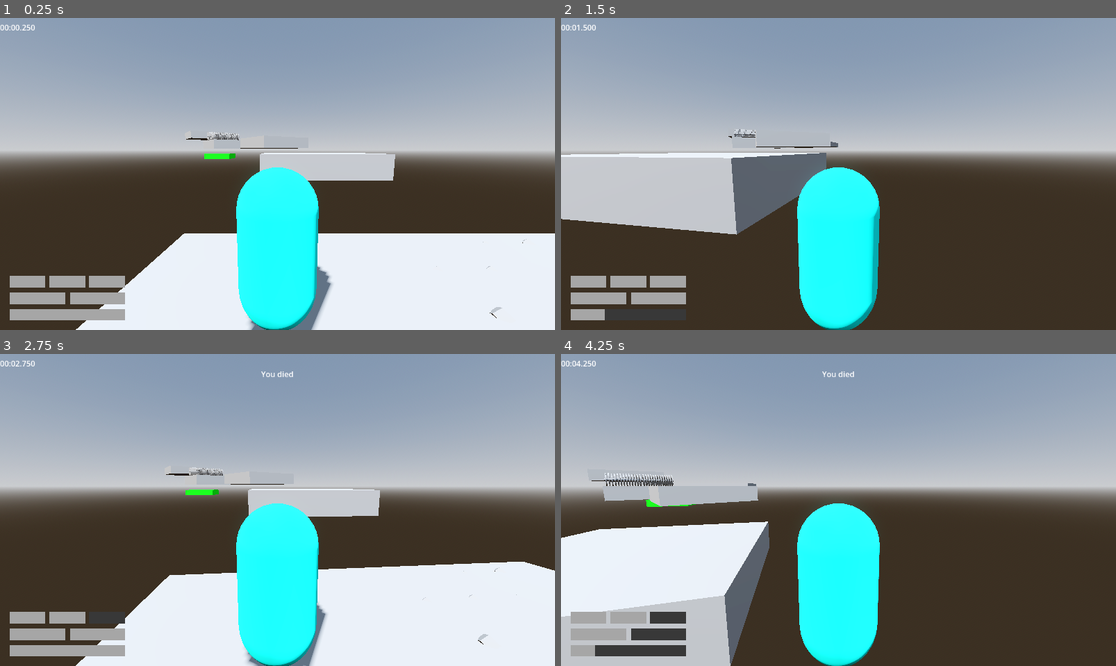
Above: before the commit, frames 1-4 (two rows, left to right).
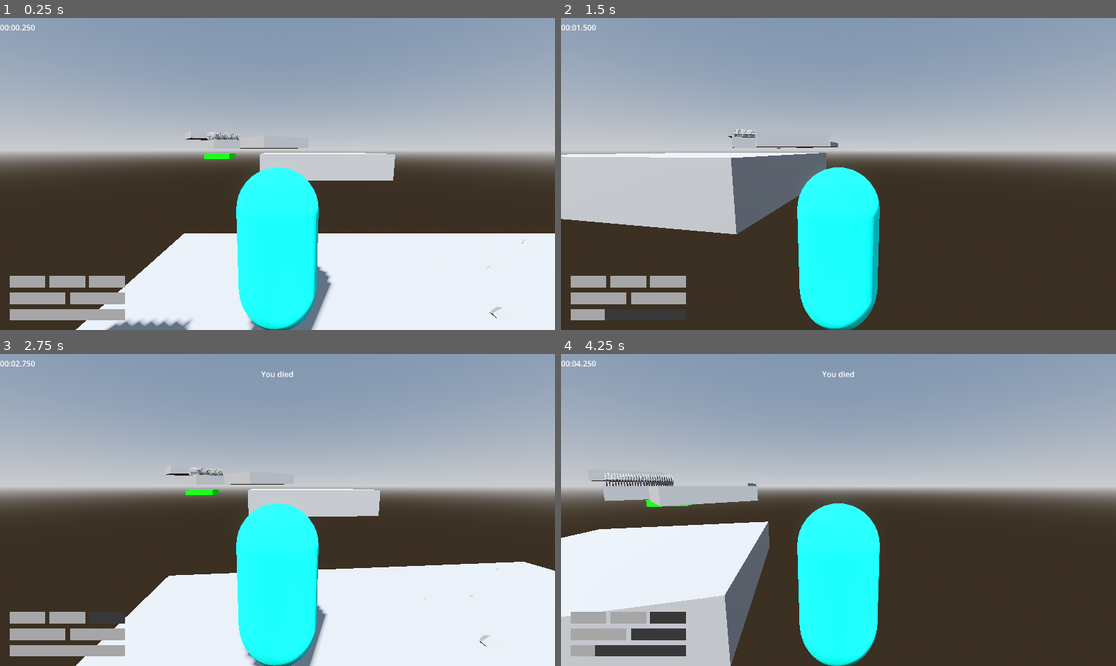
Above: after the commit, the same moments.

Repository: jpvds1/DDJD
Game: Godot game, scene res://scenes/levels/level_1.tscn
Two runs of this game, one before a commit and one after it. Both use one fixed random seed, a clock stepped at 60 frames per second and the inputs below.
Inputs (mouse positions are in pixels of both pictures, inside the frame that each line leads up to):
- Up to frame 1 (0.25 s): no input
- Up to frame 2 (1.5 s): tap Enter at 0.5 s; move the mouse to (866, 174) at 0.52 s; hold W (move_forwards) from 0.53 s (still down); tap Q (dash) at 0.6 s; tap Space (jump) at 0.77 s; move the mouse to (810, 174) at 1.27 s; tap Shift (sprint) at 1.35 s
- Up to frame 3 (2.75 s): keep holding W (move_forwards); tap Space (jump) at 1.52 s; move the mouse to (288, 503) at 2.02 s; tap Q (dash) at 2.1 s
- Up to frame 4 (4.25 s): keep holding W (move_forwards); move the mouse to (832, 516) at 2.77 s; tap Shift (sprint) at 2.85 s; tap Space (jump) at 3.02, 3.77 s; move the mouse to (877, 513) at 3.52 s; tap Q (dash) at 3.6 s

The runs differ from the first frame. In frame 1, 0.4% of the frame differs, in the area x 18-35%, y 96-100%; in frame 2, less than 0.1%; in frame 3, 0.2%; in frame 4, less than 0.1%.

Commit message:
feat: Laser

Diff:
--- /dev/null
+++ b/platformer-game/scenes/building_materials/laser.tscn
@@ -0,0 +1,132 @@
+[gd_scene format=3 uid="uid://rtexe01uxxw6"]
+
+[ext_resource type="Script" uid="uid://drkw0cs14yia6" path="res://scripts/systems/laser.gd" id="1_0vpv2"]
+[ext_resource type="PackedScene" uid="uid://dcgfprowomfpv" path="res://scenes/building_materials/killzone.tscn" id="2_6nnwf"]
+
+[sub_resource type="StandardMaterial3D" id="StandardMaterial3D_0vpv2"]
+albedo_color = Color(1, 0, 0, 1)
+
+[sub_resource type="CylinderShape3D" id="CylinderShape3D_3352m"]
+radius = 0.10107422
+
+[sub_resource type="Animation" id="Animation_pp67n"]
+length = 0.001
+tracks/0/type = "value"
+tracks/0/imported = false
+tracks/0/enabled = true
+tracks/0/path = NodePath("Hitbox/Killzone/CollisionShape3D:disabled")
+tracks/0/interp = 1
+tracks/0/loop_wrap = true
+tracks/0/keys = {
+"times": PackedFloat32Array(0),
+"transitions": PackedFloat32Array(1),
+"update": 1,
+"values": [false]
+}
+tracks/1/type = "value"
+tracks/1/imported = false
+tracks/1/enabled = true
+tracks/1/path = NodePath("Hitbox/CSGCylinder3D:visible")
+tracks/1/interp = 1
+tracks/1/loop_wrap = true
+tracks/1/keys = {
+"times": PackedFloat32Array(0),
+"transitions": PackedFloat32Array(1),
+"update": 1,
+"values": [true]
+}
+
+[sub_resource type="Animation" id="Animation_ma8ym"]
+resource_name = "off"
+tracks/0/type = "value"
+tracks/0/imported = false
+tracks/0/enabled = true
+tracks/0/path = NodePath("Hitbox/Killzone/CollisionShape3D:disabled")
+tracks/0/interp = 1
+tracks/0/loop_wrap = true
+tracks/0/keys = {
+"times": PackedFloat32Array(0),
+"transitions": PackedFloat32Array(1),
+"update": 1,
+"values": [true]
+}
+tracks/1/type = "value"
+tracks/1/imported = false
+tracks/1/enabled = true
+tracks/1/path = NodePath("Hitbox/CSGCylinder3D:visible")
+tracks/1/interp = 1
+tracks/1/loop_wrap = true
+tracks/1/keys = {
+"times": PackedFloat32Array(0),
+"transitions": PackedFloat32Array(1),
+"update": 1,
+"values": [false]
+}
+
+[sub_resource type="Animation" id="Animation_k85rx"]
+resource_name = "on"
+tracks/0/type = "value"
+tracks/0/imported = false
+tracks/0/enabled = true
+tracks/0/path = NodePath("Hitbox/CSGCylinder3D:visible")
+tracks/0/interp = 1
+tracks/0/loop_wrap = true
+tracks/0/keys = {
+"times": PackedFloat32Array(0),
+"transitions": PackedFloat32Array(1),
+"update": 1,
+"values": [true]
+}
+tracks/1/type = "value"
+tracks/1/imported = false
+tracks/1/enabled = true
+tracks/1/path = NodePath("Hitbox/Killzone/CollisionShape3D:disabled")
+tracks/1/interp = 1
+tracks/1/loop_wrap = true
+tracks/1/keys = {
+"times": PackedFloat32Array(0),
+"transitions": PackedFloat32Array(1),
+"update": 1,
+"values": [false]
+}
+
+[sub_resource type="AnimationLibrary" id="AnimationLibrary_haumu"]
+_data = {
+&"RESET": SubResource("Animation_pp67n"),
+&"off": SubResource("Animation_ma8ym"),
+&"on": SubResource("Animation_k85rx")
+}
+
+[node name="Laser" type="Node3D" unique_id=78082071]
+script = ExtResource("1_0vpv2")
+
+[node name="CSGCylinder3D" type="CSGCylinder3D" parent="." unique_id=507102929]
+transform = Transform3D(1, 0, 0, 0, -4.371139e-08, -1, 0, 1, -4.371139e-08, 0, 0, -0.25)
+radius = 0.2
+height = 0.5
+
+[node name="Hitbox" type="Node3D" parent="." unique_id=1352457121]
+transform = Transform3D(1, 0, 0, 0, 1, 0, 0, 0, 1.1200343, 0, 0, 0)
+
+[node name="CSGCylinder3D" type="CSGCylinder3D" parent="Hitbox" unique_id=125503734]
+transform = Transform3D(1, 0, 0, 0, -4.371139e-08, -1, 0, 1, -4.371139e-08, 0, 0, 1)
+material_override = SubResource("StandardMaterial3D_0vpv2")
+radius = 0.1
+
+[node name="Killzone" parent="Hitbox" unique_id=767733067 instance=ExtResource("2_6nnwf")]
+
+[node name="CollisionShape3D" parent="Hitbox/Killzone" index="0" unique_id=1440156319]
+transform = Transform3D(1, 0, 0, 0, -4.371139e-08, -1, 0, 1, -4.371139e-08, 0, 0, 1)
+shape = SubResource("CylinderShape3D_3352m")
+
+[node name="AnimationPlayer" type="AnimationPlayer" parent="." unique_id=1215364353]
+libraries/ = SubResource("AnimationLibrary_haumu")
+autoplay = &"on"
+
+[node name="Timer" type="Timer" parent="." unique_id=1876216844]
+wait_time = 2.5
+autostart = true
+
+[connection signal="timeout" from="Timer" to="." method="_on_timer_timeout"]
+
+[editable path="Hitbox/Killzone"]
--- a/platformer-game/scenes/levels/level_1.tscn
+++ b/platformer-game/scenes/levels/level_1.tscn
@@ -8,6 +8,7 @@
 [ext_resource type="PackedScene" uid="uid://bhr3nup1cprgt" path="res://scenes/building_materials/end_platform.tscn" id="5_sk5k4"]
 [ext_resource type="PackedScene" uid="uid://csjbg210nkp6l" path="res://scenes/building_materials/saw_group.tscn" id="7_oc4kc"]
 [ext_resource type="PackedScene" uid="uid://cyw8iqn0l8uak" path="res://scenes/building_materials/spike_trap.tscn" id="8_s8va5"]
+[ext_resource type="PackedScene" uid="uid://rtexe01uxxw6" path="res://scenes/building_materials/laser.tscn" id="9_dga24"]
 
 [sub_resource type="ProceduralSkyMaterial" id="ProceduralSkyMaterial_64t6i"]
 sky_horizon_color = Color(0.66224277, 0.6717428, 0.6867428, 1)
@@ -41,6 +42,16 @@
 use_collision = true
 
 [node name="CSGBox3D" type="CSGBox3D" parent="CSGCombiner3D" unique_id=378336243]
+use_collision = true
+size = Vector3(5, 1, 5)
+
+[node name="CSGBox3D7" type="CSGBox3D" parent="CSGCombiner3D" unique_id=108579524]
+transform = Transform3D(-4.371139e-08, -1, 0, 1, -4.371139e-08, 0, 0, 0, 1, 3, 3, -5)
+use_collision = true
+size = Vector3(5, 1, 5)
+
+[node name="CSGBox3D8" type="CSGBox3D" parent="CSGCombiner3D" unique_id=1177147391]
+transform = Transform3D(-4.371139e-08, -1, 0, 1, -4.371139e-08, 0, 0, 0, 1, -8, 3, -5)
 use_collision = true
 size = Vector3(5, 1, 5)
 
@@ -96,4 +107,12 @@
 [node name="SpikeTrap" parent="." unique_id=1853223367 instance=ExtResource("8_s8va5")]
 transform = Transform3D(1, 0, 0, 0, 1, 0, 0, 0, 1, -5, 0.5, 0)
 
+[node name="Laser" parent="." unique_id=78082071 instance=ExtResource("9_dga24")]
+transform = Transform3D(-4.371139e-08, 0, -1, 0, 1, 0, 1, 0, -4.371139e-08, 2, 0.975, -5.671)
+
+[node name="Hitbox" parent="Laser" index="1" unique_id=1352457121]
+transform = Transform3D(1.006, 0, 0, 0, 1.006, 0, 0, 0, 4.75, 0, 0, 0)
+
 [editable path="Killzone"]
+[editable path="Laser"]
+[editable path="Laser/Hitbox/Killzone"]
--- a/platformer-game/scripts/player/capsule_character.gd
+++ b/platformer-game/scripts/player/capsule_character.gd
@@ -11,8 +11,8 @@
 
 const GROUND_ACCEL = 24.0
 const GROUND_SPRINT_ACCEL = 32.0
-const GROUND_DECEL = 20.0
-const GROUND_BRAKE_DECEL = 38.0
+const GROUND_DECEL = 34.0
+const GROUND_BRAKE_DECEL = 50.0
 const AIR_ACCEL_MULT = 0.6
 
 const GRAVITY_MODIFIER = 1.2
--- /dev/null
+++ b/platformer-game/scripts/systems/laser.gd
@@ -0,0 +1,15 @@
+extends Node3D
+
+@onready var animation_player: AnimationPlayer = $AnimationPlayer
+@onready var timer: Timer = $Timer
+
+var active := true
+
+func _on_timer_timeout() -> void:
+	if active:
+		animation_player.play("off")
+	else:
+		animation_player.play("on")
+
+	active = !active
+	timer.start()
Not shown, added: platformer-game/scripts/systems/laser.gd.uid
